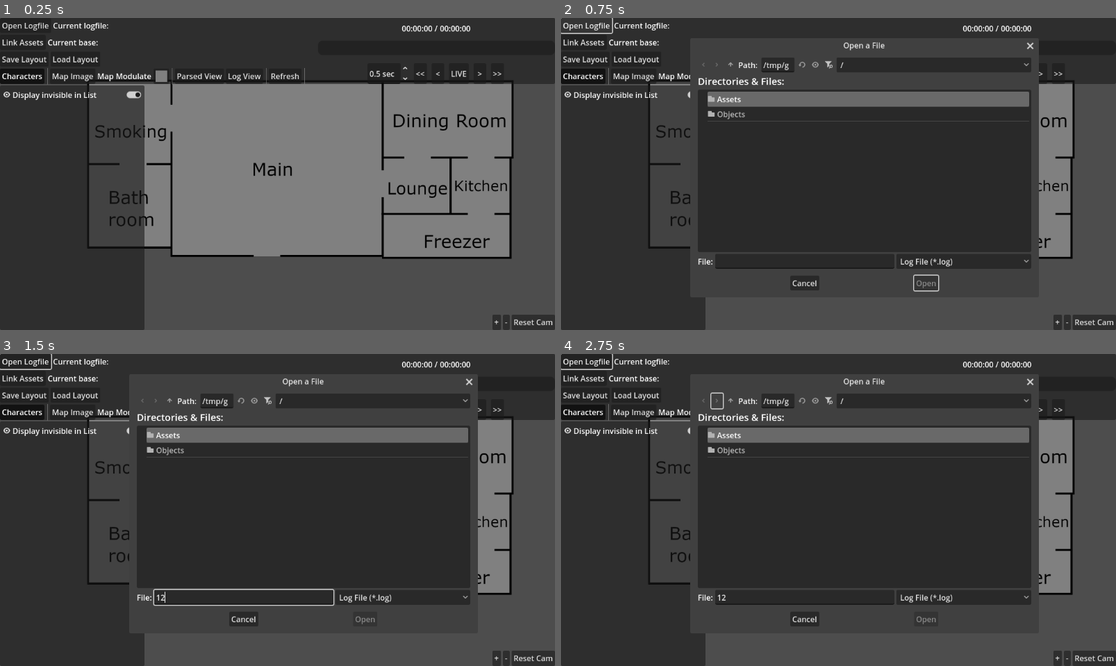
Above: before the commit, frames 1-4 (two rows, left to right).
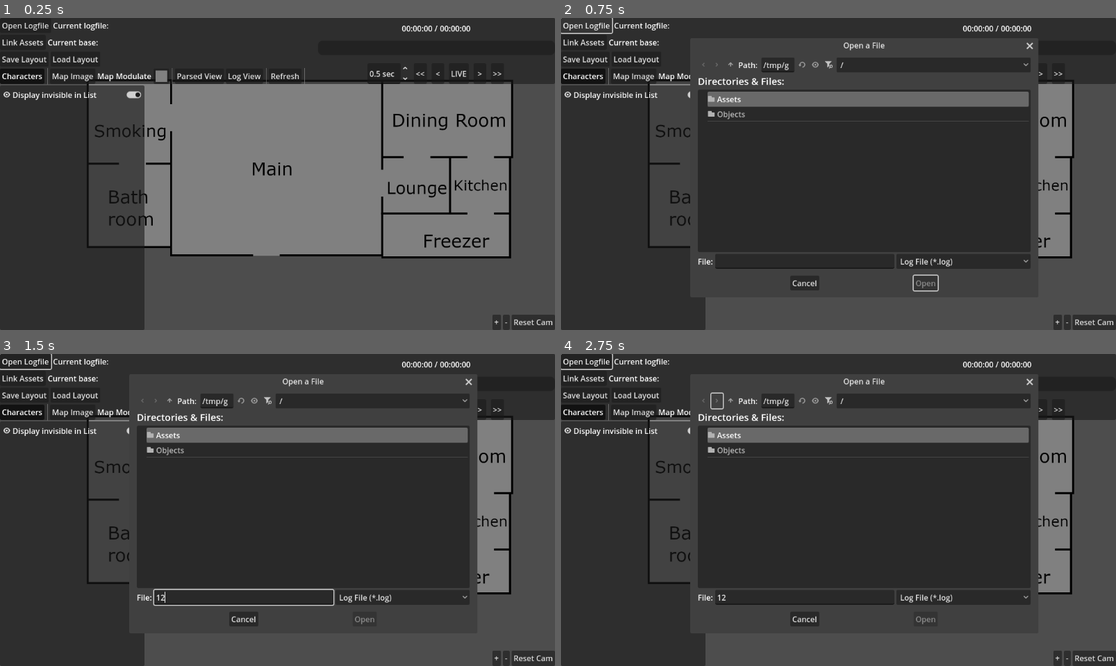
Above: after the commit, the same moments.

Repository: Crystalwarrior/AO2-LogReader
Game: Godot game, scene res://view.tscn
The game is run twice, just before and just after one commit, with the same random seed, the same clock (stepped at 60 frames per second) and the same inputs.
Inputs (mouse positions are in pixels of both pictures, inside the frame that each line leads up to):
- Up to frame 1 (0.25 s): no input
- Up to frame 2 (0.75 s): click "Open Logfile" at 0.5 s
- Up to frame 3 (1.5 s): click (244, 597) at 1.27 s; type "12" at 1.35 s
- Up to frame 4 (2.75 s): click (716, 400) at 2 s

The runs differ from the first frame. In frame 1, 2.3% of the frame differs, in the area x 15-93%, y 20-78%; in frame 2, 0.7%; in frame 3, 0.7%; in frame 4, 0.7%.

Commit message:
Don't center map image (easier to adjust layouts based on a non-centered map)

Diff:
--- a/view.tscn
+++ b/view.tscn
@@ -14,9 +14,9 @@
 
 [node name="Map" type="Sprite2D" parent="."]
 modulate = Color(0.501407, 0.501406, 0.501406, 1)
-position = Vector2(574.333, 323.5)
 scale = Vector2(0.597222, 0.597222)
 texture = ExtResource("1_25yal")
+centered = false
 script = ExtResource("3_sit67")
 
 [node name="Areas" type="Control" parent="."]
